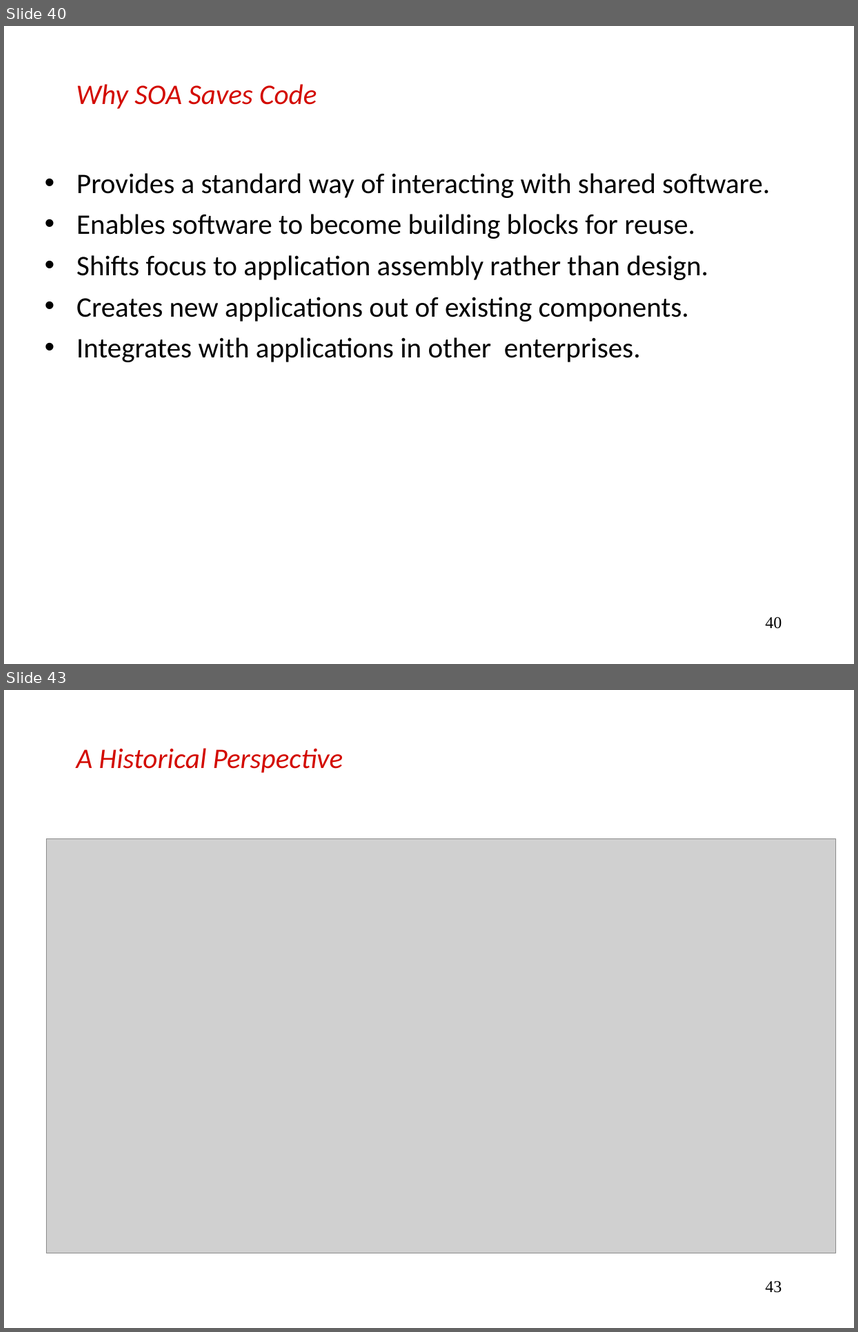
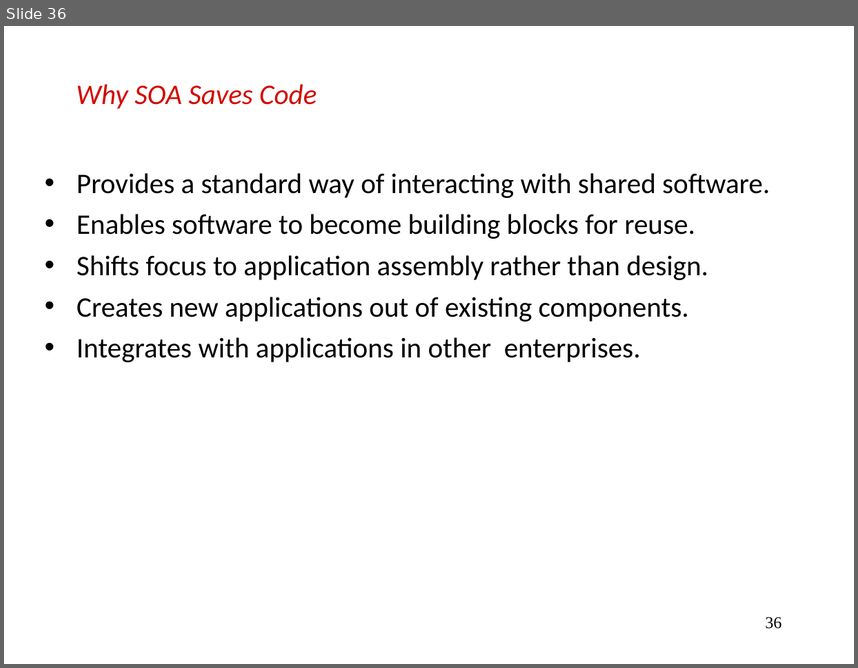
Before and after one commit to thangdinh95/ISDProject, a slide deck: Document/Presentation/web technologies service-oriented architecture.ppt. Shown one above the other, each under a label of ours: slides 40 and 43 before the commit, slide 36 after it; the slides between them are not shown. The pictures are 858x1332 and 858x668 pixels, drawn with LibreOffice and Linux fonts; fonts in the diff are those of the drawing; grey boxes stand for pictures. Boxes give left, top, right and bottom in pixels: in the first picture for what was removed or moved away, otherwise in the second. Text is boxed around its words. In the diff, an @@ line names an element or a change of style, - is before the commit and + after.

```diff
--- a/Document/Presentation/web technologies service-oriented architecture.ppt
+++ b/Document/Presentation/web technologies service-oriented architecture.ppt
@@ slide 43 removed at <box>4,690,854,1328</box>, background #FFFFFF @@
@@ title removed at <box>76,748,343,773</box> @@
-A Historical Perspective
@@ picture removed at <box>47,839,836,1253</box> @@
@@ page number removed at <box>765,1281,782,1292</box> @@
-43
@@ what was slide 40 is now slide 36 @@
@@ page number at <box>765,617,782,628</box>: text changed @@
-40
+36
```
Also in this commit, not shown: 3 slides changed, 6 other slides removed.
